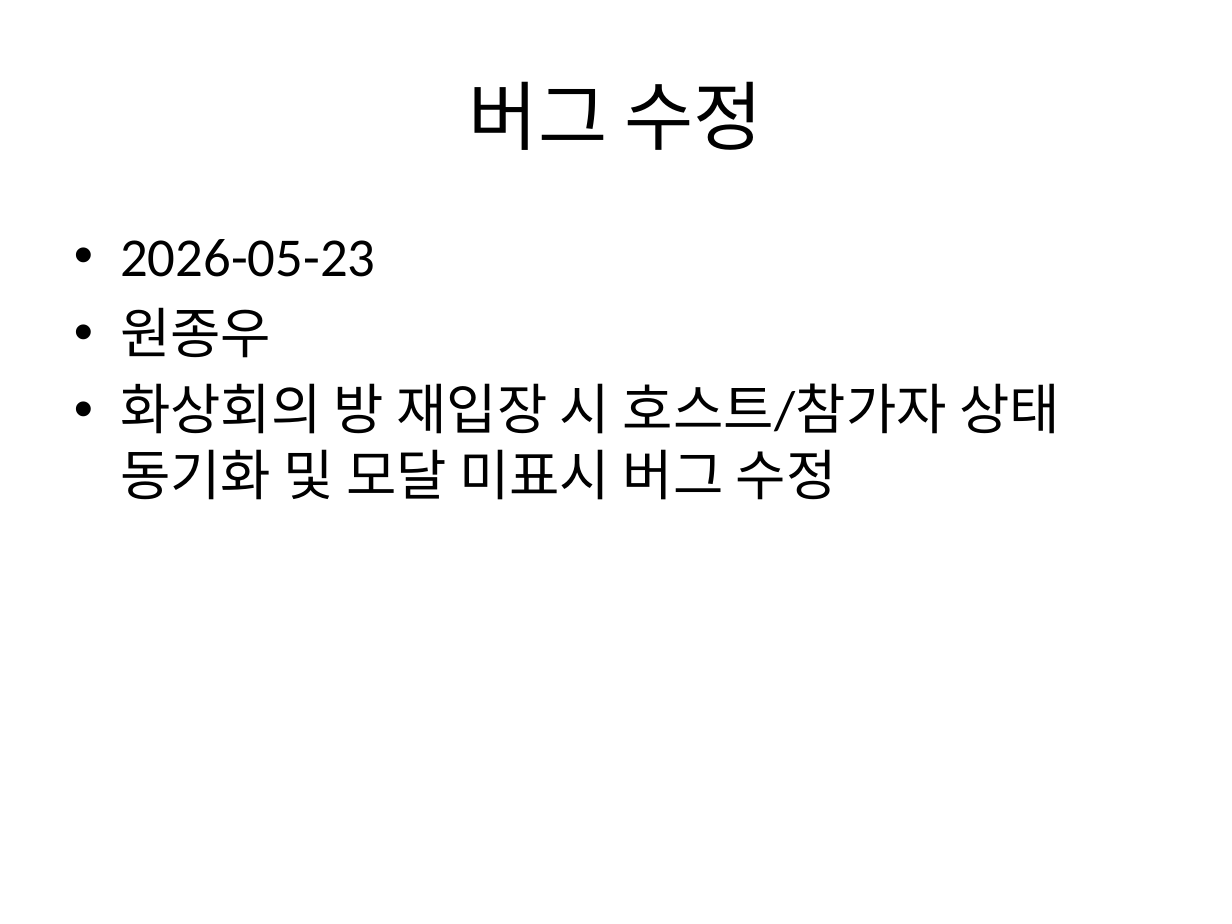
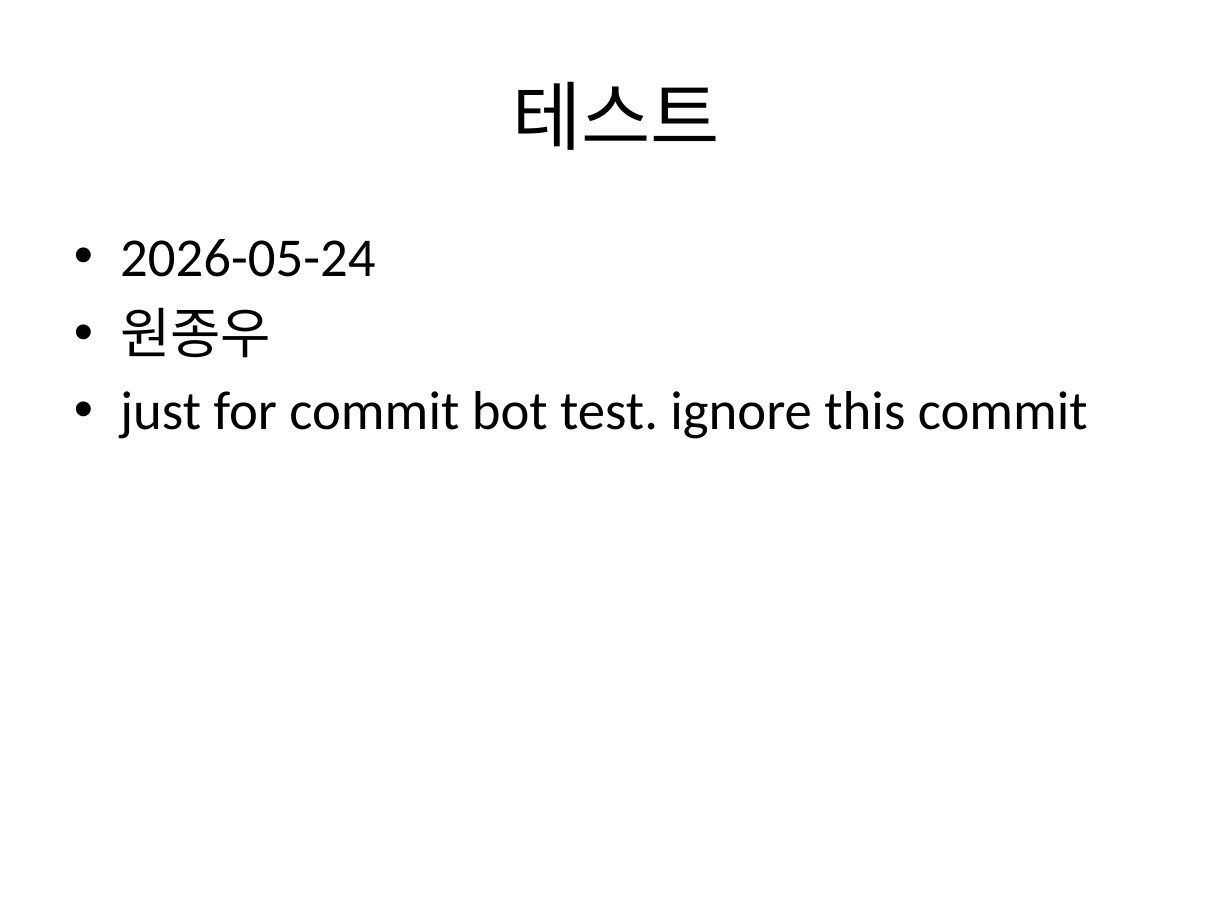
Before and after one commit to Jongwoo0101/worksight-commit-bot, a slide deck: slide 4 of data/commit_report.pptx (slide 6 before the commit). Drawn at 1232x924 pixels with LibreOffice and Linux fonts; fonts in the diff are those of the drawing. Boxes give left, top, right and bottom in pixels: in the first picture for what was removed or moved away, otherwise in the second. Text is boxed around its words. In the diff, an @@ line names an element or a change of style, - is before the commit and + after.

Commit message:
feat: target repo 신규 커밋 1건 반영 - test: just for commit bot test. ignore this commit 작성자: 원종우 코드: 67f2b12

```diff
--- a/data/commit_report.pptx
+++ b/data/commit_report.pptx
@@ title at [512,81,720,150]: text changed @@
-버그 수정
+테스트
@@ text at [120,239,376,277]: text changed @@
-• 2026-05-23
+• 2026-05-24
@@ text at [120,391,1088,439]: text changed @@
-• 화상회의 방 재입장 시 호스트/참가자 상태 동기화 및 모달 미표시 버그 수정
+• just for commit bot test. ignore this commit
```
Also in this commit, not shown: 2 other slides changed, 9 slides removed, 2 other files.
